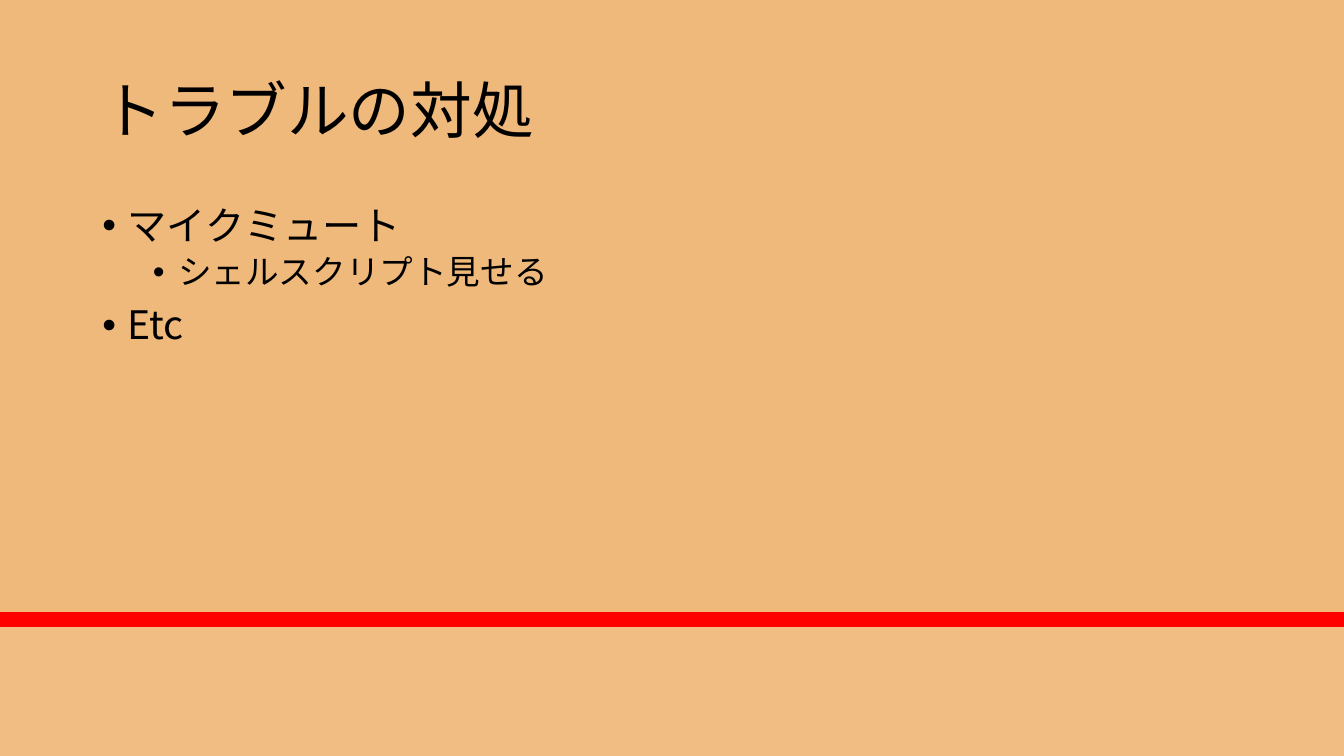
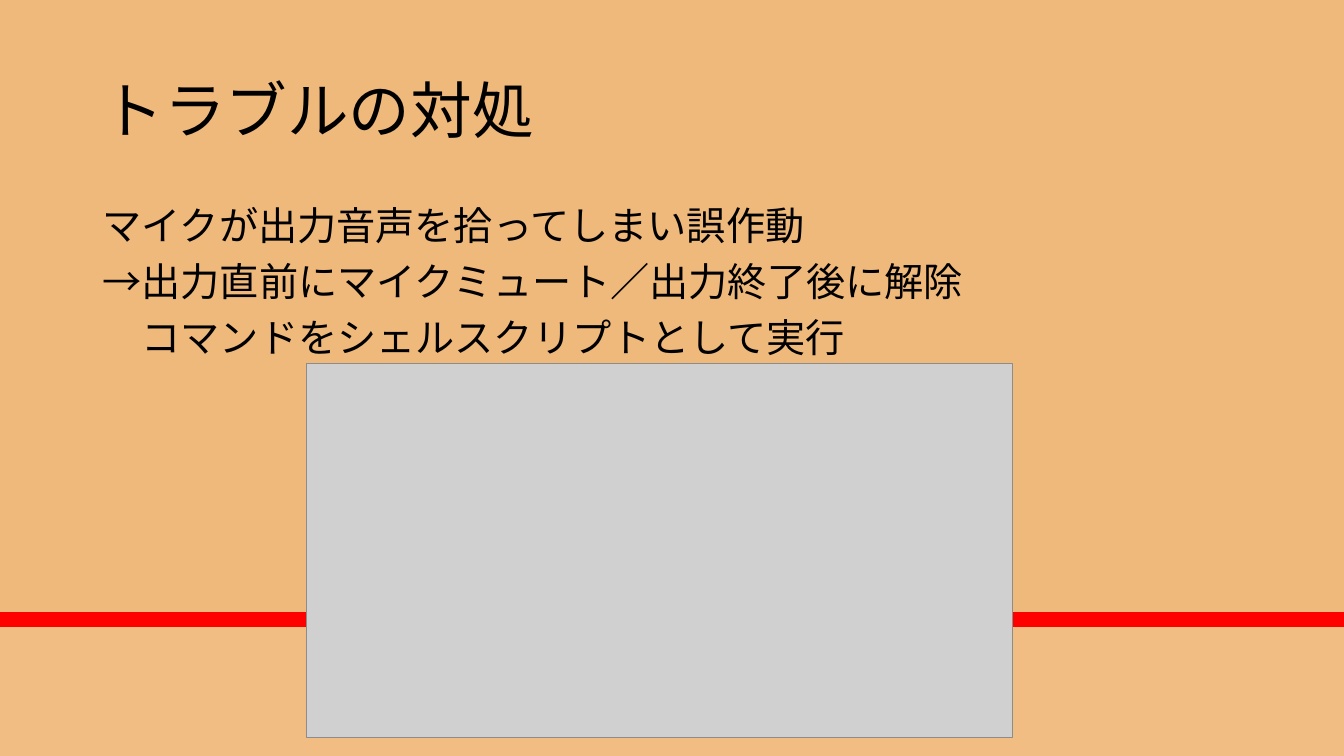
Before and after one commit to RikiishiSuzunosuke/AIspeaker_yosie, a slide deck: slide 17 of presentation/AIスピーカー開発_3_main.pptx (slide 16 before the commit). Drawn at 1344x756 pixels with LibreOffice and Linux fonts; fonts in the diff are those of the drawing; grey boxes stand for pictures. Boxes give left, top, right and bottom in pixels: in the first picture for what was removed or moved away, otherwise in the second. Text is boxed around its words. In the diff, an @@ line names an element or a change of style, - is before the commit and + after.

Commit message:
ppt update

```diff
--- a/presentation/AIスピーカー開発_3_main.pptx
+++ b/presentation/AIスピーカー開発_3_main.pptx
@@ text at (102,207,962,356): text changed; size 24 to 28 pt @@
-• マイクミュート
-  • シェルスクリプト見せる
-• Etc
+マイクが出力音声を拾ってしまい誤作動
+→出力直前にマイクミュート／出力終了後に解除
+コマンドをシェルスクリプトとして実行
@@ picture added at (307,364,1012,738) @@
```
Also in this commit, not shown: 2 slides added, 1 slide removed, 4 other files.
